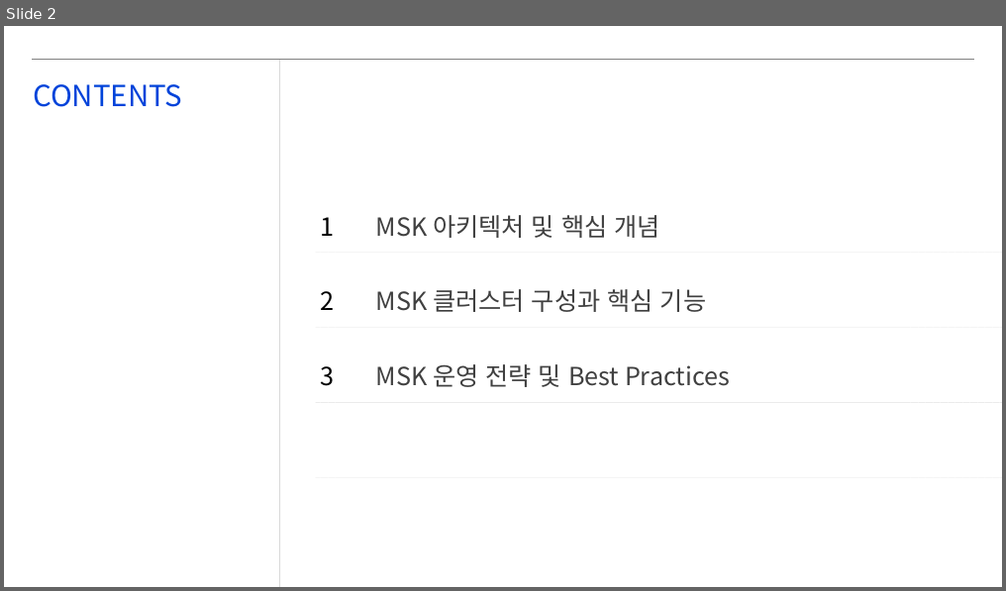
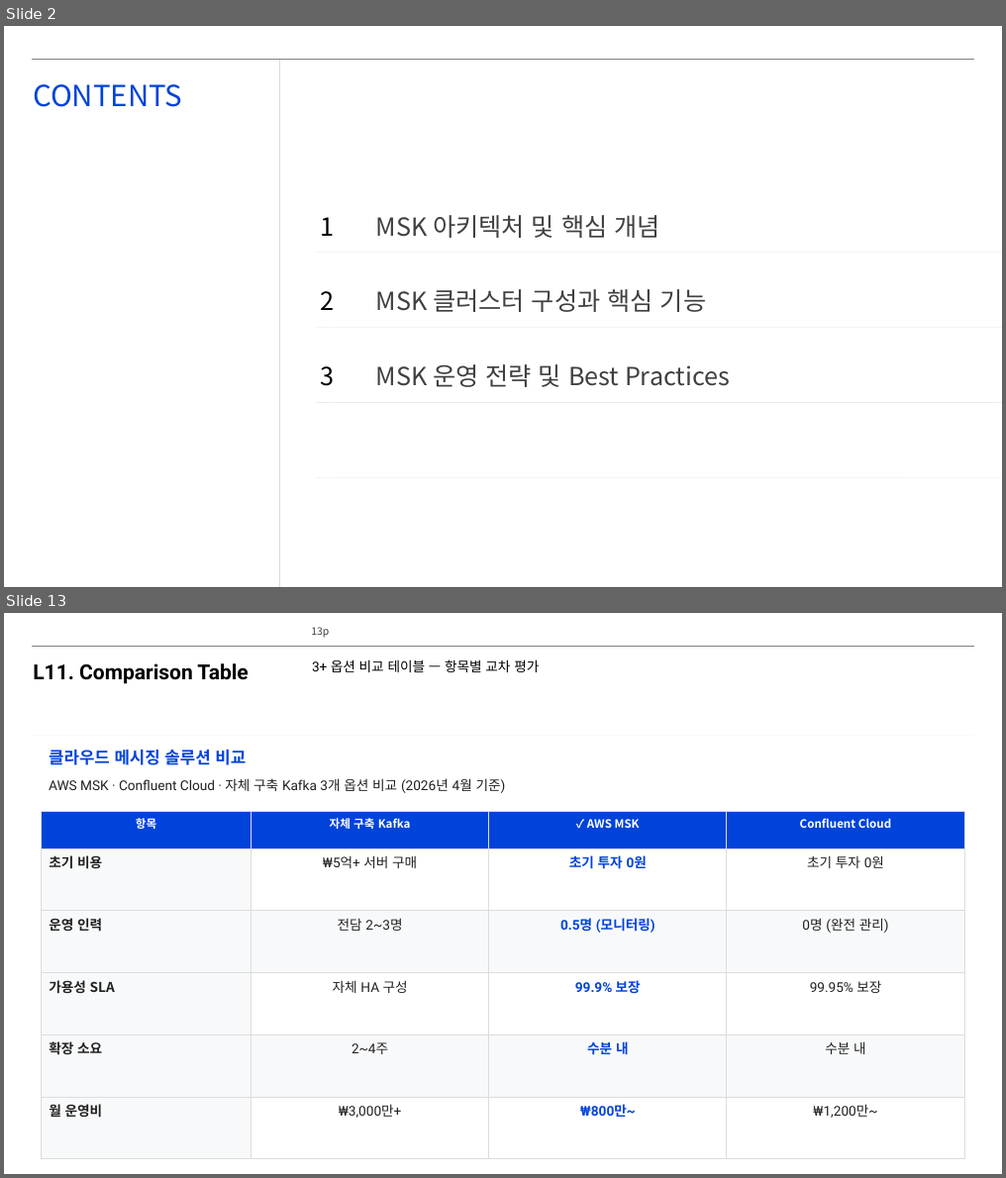
Before and after one commit to lhs6395-hslee/project-steer, a slide deck: results/pptx/AWS_MSK_Expert_Intro.pptx. Shown one above the other, each under a label of ours: slide 2 before the commit, slides 2 and 13 after it; the slides between them are not shown. The pictures are 1006x591 and 1006x1178 pixels, drawn with LibreOffice and Linux fonts; fonts in the diff are those of the drawing; background and template pictures are left out. Boxes give left, top, right and bottom in pixels: in the first picture for what was removed or moved away, otherwise in the second. Text is boxed around its words. In the diff, an @@ line names an element or a change of style, - is before the commit and + after.

```diff
--- a/results/pptx/AWS_MSK_Expert_Intro.pptx
+++ b/results/pptx/AWS_MSK_Expert_Intro.pptx
@@ slide 13 added at (4, 613, 1002, 1174), background #FFFFFF; not listed: 1 template element that a slide beside it also shows @@
@@ page number added at (311, 627, 329, 638), 10 pt, text #404040 @@
+13p
@@ text added at (33, 663, 248, 684), 20 pt, text #000000, bold @@
+L11. Comparison Table
@@ text added at (312, 660, 539, 672), 13 pt, text #000000 @@
+3+ 옵션 비교 테이블 — 항목별 교차 평가
@@ line added from (32, 736) to (975, 736), #E6E6E6 0.25 pt @@
@@ text added at (49, 750, 246, 765), 16 pt, text #0043DA, bold @@
+클라우드 메시징 솔루션 비교
@@ text added at (49, 778, 506, 793), 13 pt, text #212121 @@
+AWS MSK · Confluent Cloud · 자체 구축 Kafka 3개 옵션 비교 (2026년 4월 기준)
@@ table added at (42, 811, 965, 1159), 6 rows, 4 columns @@
+항목 | 자체 구축 Kafka | ✓ AWS MSK | Confluent Cloud
+초기 비용 | ₩5억+ 서버 구매 | 초기 투자 0원 | 초기 투자 0원
+운영 인력 | 전담 2~3명 | 0.5명 (모니터링) | 0명 (완전 관리)
+가용성 SLA | 자체 HA 구성 | 99.9% 보장 | 99.95% 보장
+확장 소요 | 2~4주 | 수분 내 | 수분 내
+월 운영비 | ₩3,000만+ | ₩800만~ | ₩1,200만~
```
Also in this commit, not shown: 1 other slide added, 9 other files.
